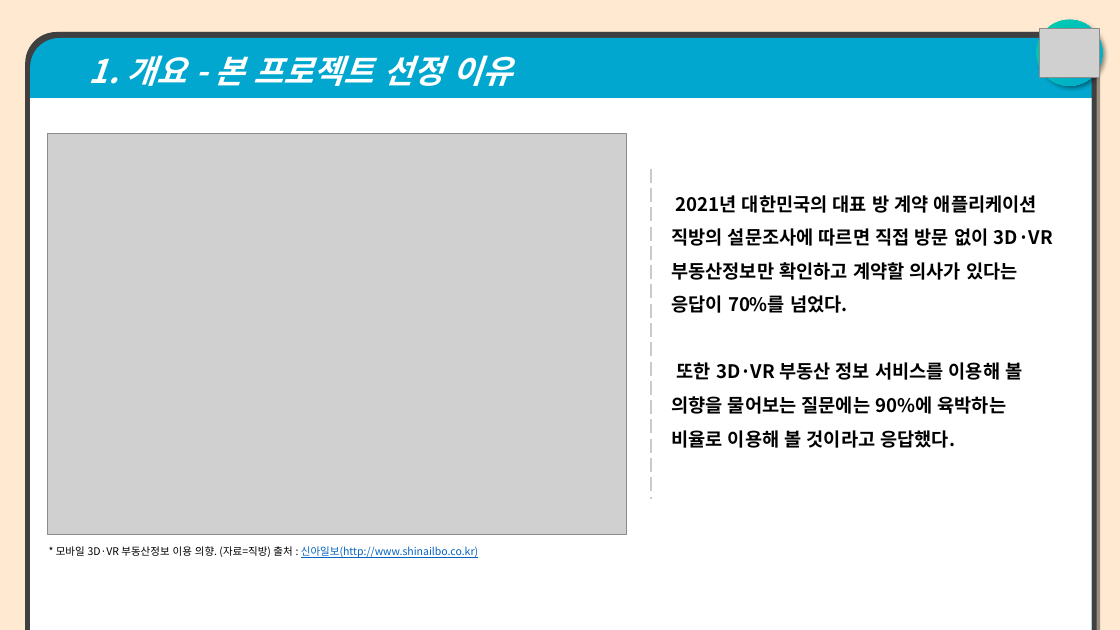
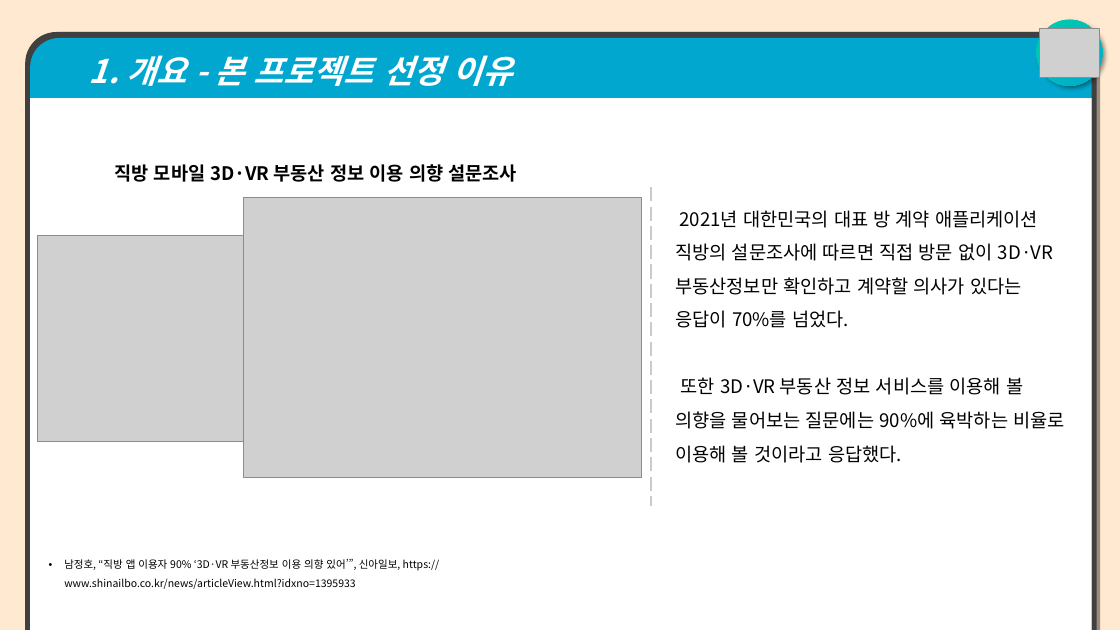
Before and after one commit to jangho1016/2022_1_CapstoneDesign, a slide deck: slide 3 of Final Assignments/22년 1학기 캡스톤-발표자료-파라노이드(오장호).pptx. Drawn at 1120x630 pixels with LibreOffice and Linux fonts; fonts in the diff are those of the drawing; grey boxes stand for pictures. Boxes give left, top, right and bottom in pixels: in the first picture for what was removed or moved away, otherwise in the second. Text is boxed around its words. In the diff, an @@ line names an element or a change of style, - is before the commit and + after.

```diff
--- a/Final Assignments/22년 1학기 캡스톤-발표자료-파라노이드(오장호).pptx
+++ b/Final Assignments/22년 1학기 캡스톤-발표자료-파라노이드(오장호).pptx
@@ picture removed at [47, 134, 626, 534] @@
@@ text added at [114, 164, 518, 182], 16 pt, text #000000, bold @@
+직방 모바일 3D·VR 부동산 정보 이용 의향 설문조사
@@ picture added at [244, 198, 642, 478] @@
@@ line moved from (651, 169) - (651, 500) to (651, 187) - (651, 507) @@
@@ text "2021년 대한민국의 대표 방 계약 ...": place and size @@
-text "2021년 대한민국의 대표 방 계약 ..." at [671, 195, 1053, 451]
+text "2021년 대한민국의 대표 방 계약 ..." at [675, 210, 1064, 463]
@@ text "2021년 대한민국의 대표 방 계약 ..." at [675, 210, 1064, 463]: bold off @@
@@ picture added at [38, 235, 244, 441] @@
@@ text at [64, 559, 440, 589]: text changed; text colour #0563C1 to #000000 @@
-* 모바일 3D·VR 부동산정보 이용 의향. (자료=직방) 출처 : 신아일보(http://www.shinailbo.co.kr)
+• 남정호, “직방 앱 이용자 90% ‘3D·VR 부동산정보 이용 의향 있어’”, 신아일보, https://www.shinailbo.co.kr/news/articleView.html?idxno=1395933
```
Also in this commit, not shown: 4 other slides changed, 1 other file.
